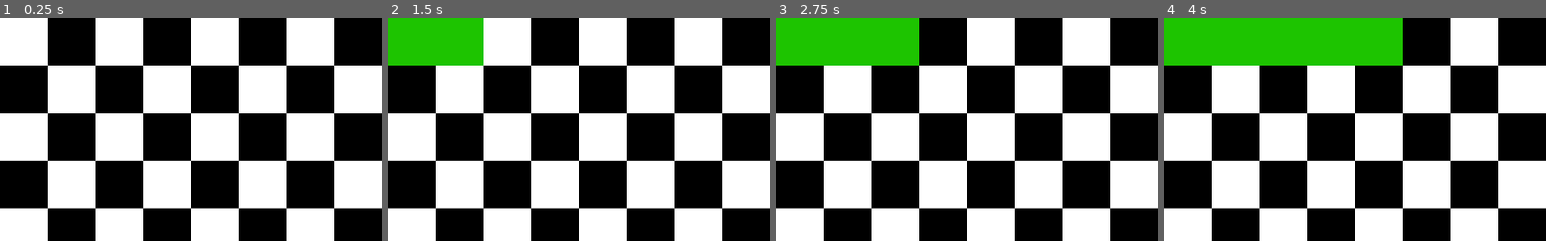
Above: before the commit, frames 1-4 (left to right).
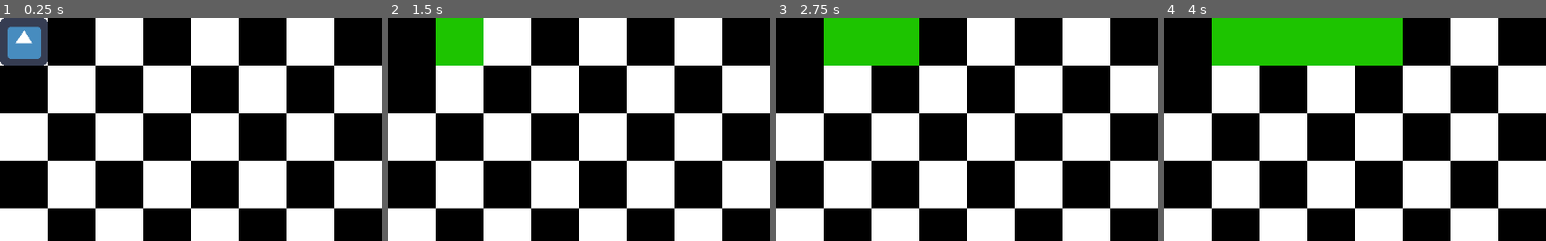
Above: after the commit, the same moments.

Repository: cis3296f22/ExcessChess
Game: Godot game, scene res://crafting_menu/PiecePainter.tscn
Same seed, same stepped clock (60 frames per second), same inputs: the game is played once before the commit and once after it. The engine's default icon, where the game draws it, is replaced by a stand-in: a white triangle on a blue panel in a dark square.
Inputs (mouse positions are % of the whole screen's width and height, from its top left):
- Up to frame 1 (0.25 s): no input
- Up to frame 2 (1.5 s): click (3, 5) at 0.5 s; click (9, 5) at 1.27 s
- Up to frame 3 (2.75 s): click (16, 5) at 2.02 s
- Up to frame 4 (4 s): click (22, 5) at 2.77 s; click (28, 5) at 3.52 s
The pictures show only the part of the screen within x 0-50%, y 0-50%; the shares and areas given below are measured in that part.

The runs differ from the first frame. In frame 1, 2.5% of the frame differs, in the area x 0-13%, y 0-22%; in frame 2, 2.7%; in frame 3, 2.7%; in frame 4, 2.7%.

Commit message:
misc changes

Diff:
--- a/code/crafting_menu/PiecePainter.tscn
+++ b/code/crafting_menu/PiecePainter.tscn
@@ -1,8 +1,10 @@
-[gd_scene load_steps=4 format=2]
+[gd_scene load_steps=6 format=2]
 
 [ext_resource path="res://crafting_menu/PiecePainter.gd" type="Script" id=1]
 [ext_resource path="res://crafting_menu/PieceDrawer.gd" type="Script" id=2]
 [ext_resource path="res://crafting_menu/SquareSelector.gd" type="Script" id=3]
+[ext_resource path="res://assets/board/black_square.png" type="Texture" id=4]
+[ext_resource path="res://icon.png" type="Texture" id=5]
 
 [node name="PiecePlacer" type="Control"]
 script = ExtResource( 1 )
@@ -23,3 +25,10 @@
 custom_constants/hseparation = 0
 columns = 8
 script = ExtResource( 2 )
+
+[node name="TextureButton" type="TextureButton" parent="."]
+margin_right = 40.0
+margin_bottom = 40.0
+toggle_mode = true
+texture_normal = ExtResource( 5 )
+texture_pressed = ExtResource( 4 )
